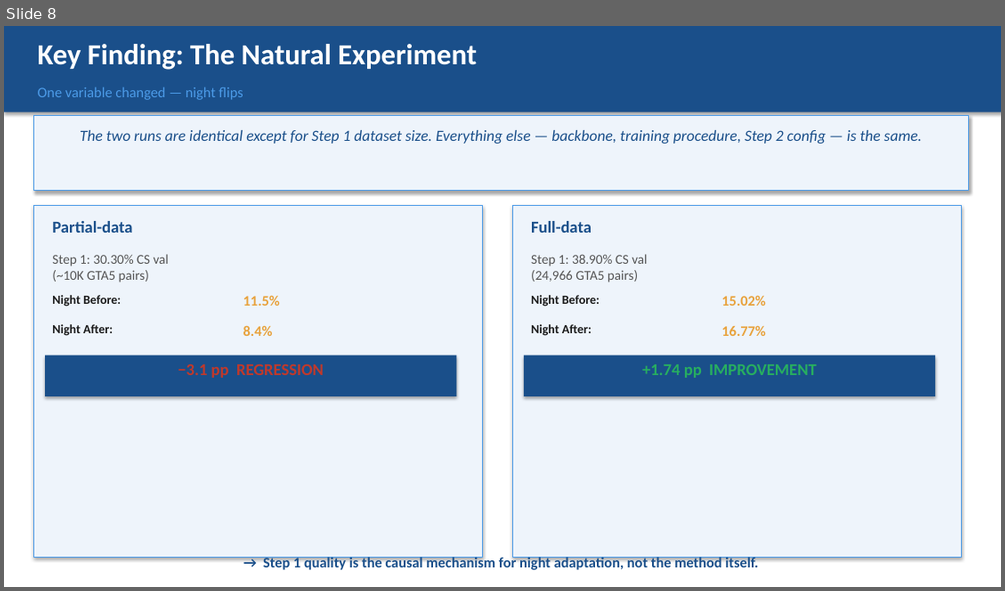
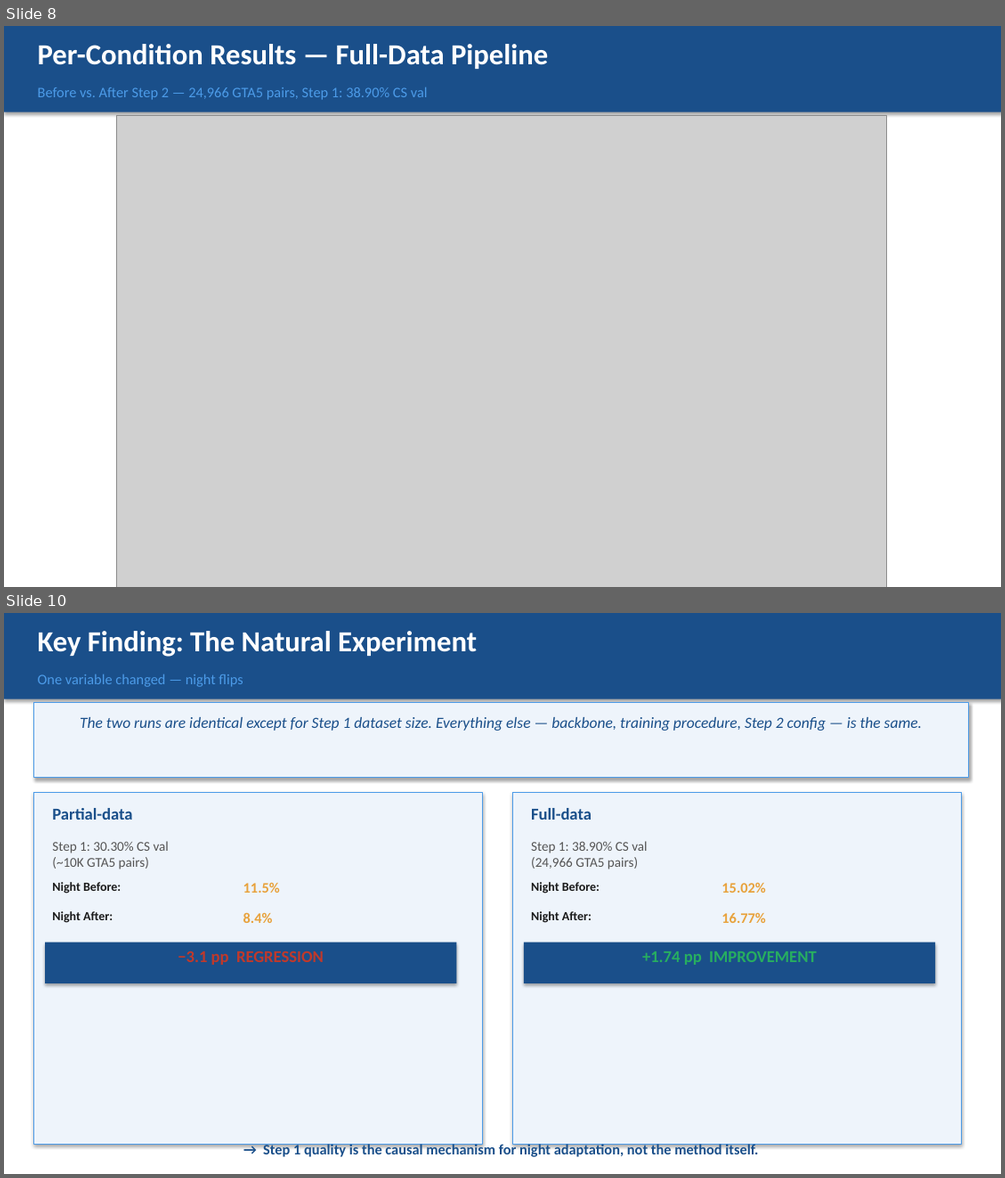
Before and after one commit to galbe/weather-uda-segformer, a slide deck: presentation.pptx. Shown one above the other, each under a label of ours: slide 8 before the commit, slides 8 and 10 after it; the slides between them are not shown. The pictures are 1005x591 and 1005x1178 pixels, drawn with LibreOffice and Linux fonts; fonts in the diff are those of the drawing; grey boxes stand for pictures. Boxes give left, top, right and bottom in pixels: in the first picture for what was removed or moved away, otherwise in the second. Text is boxed around its words. In the diff, an @@ line names an element or a change of style, - is before the commit and + after.

Commit message:
Add full-data figure slides to presentation (slides 8 and 9)
- Slide 8: before/after bar chart for full-data pipeline
- Slide 9: adaptation curve for full-data pipeline
- Deck is now 13 slides (was 11)

```diff
--- a/presentation.pptx
+++ b/presentation.pptx
@@ slide 8 added at (4,26,1001,587), background #FFFFFF @@
@@ rectangle added at (4,26,1001,112), fill #1A4F8A @@
@@ text added at (38,44,548,69), 28 pt, text #FFFFFF, bold @@
+Per-Condition Results — Full-Data Pipeline
@@ text added at (38,87,428,100), 14 pt, text #4C9BE8 @@
+Before vs. After Step 2 — 24,966 GTA5 pairs, Step 1: 38.90% CS val
@@ picture added at (116,116,886,587) @@
@@ what was slide 8 is now slide 10 @@
```
Also in this commit, not shown: 1 other slide added, 1 other file.
